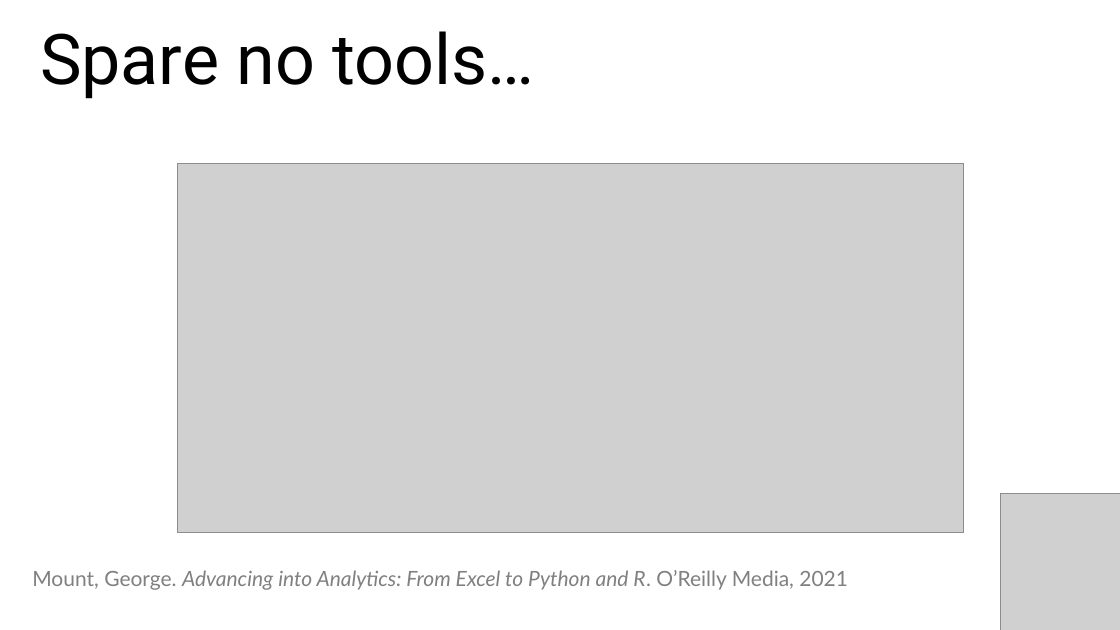
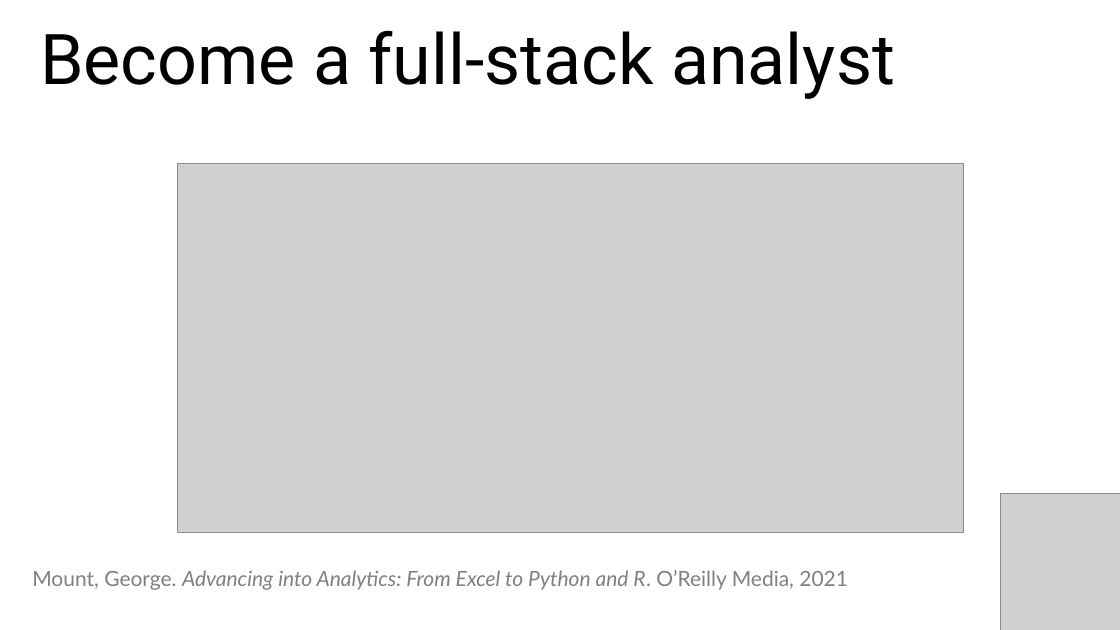
Before and after one commit to stringfestdata/aina-getting-started, a slide deck: slide 5 of aina-getting-started.pptx (slide 4 before the commit). Drawn at 1120x630 pixels with LibreOffice and Linux fonts; fonts in the diff are those of the drawing; grey boxes stand for pictures. Boxes give left, top, right and bottom in pixels: in the first picture for what was removed or moved away, otherwise in the second. Text is boxed around its words. In the diff, an @@ line names an element or a change of style, - is before the commit and + after.

```diff
--- a/aina-getting-started.pptx
+++ b/aina-getting-started.pptx
@@ text at (40,30,895,99): text changed @@
-Spare no tools…
+Become a full-stack analyst
```
Also in this commit, not shown: 2 other slides changed, 1 slide added, 3 other files.
